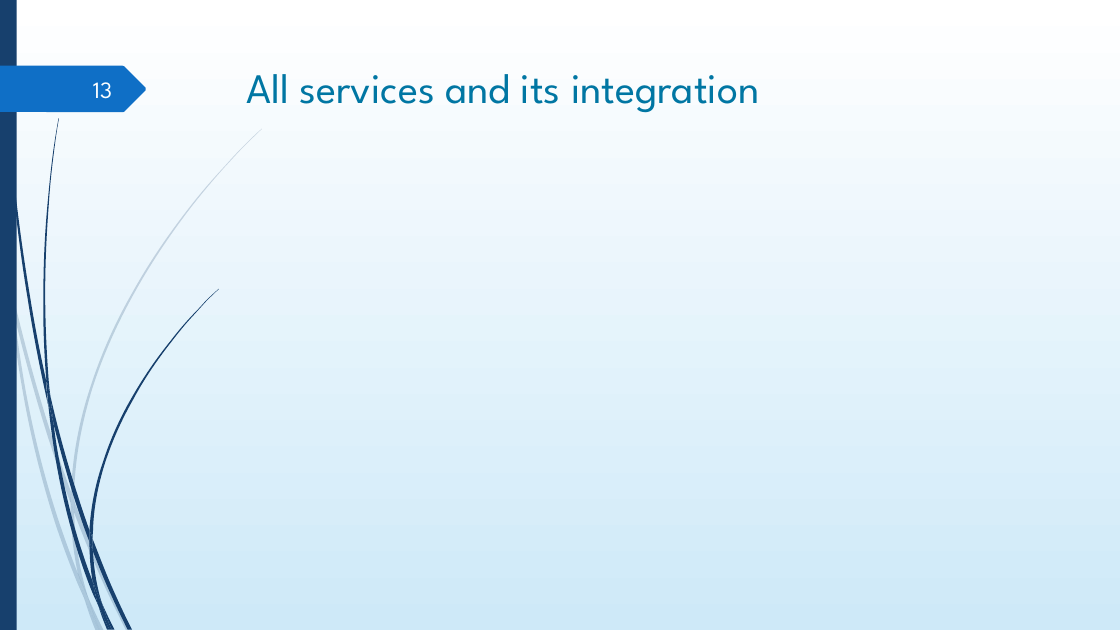
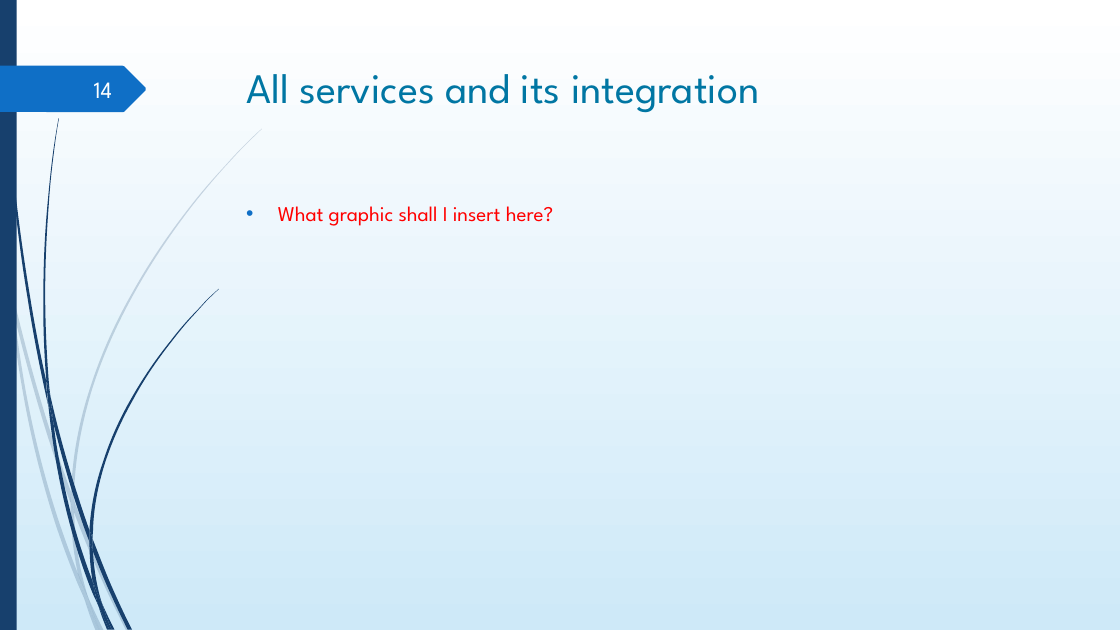
Before and after one commit to DigiBP/digibp-monterosa, a slide deck: slide 14 of Submission Documents/DBP_presentation.pptx (slide 13 before the commit). Drawn at 1120x630 pixels with LibreOffice and Linux fonts; fonts in the diff are those of the drawing; background and template pictures are left out. Boxes give left, top, right and bottom in pixels: in the first picture for what was removed or moved away, otherwise in the second. Text is boxed around its words. In the diff, an @@ line names an element or a change of style, - is before the commit and + after.

```diff
--- a/Submission Documents/DBP_presentation.pptx
+++ b/Submission Documents/DBP_presentation.pptx
@@ page number at [94,82,112,98]: text changed @@
-13
+14
@@ text added at [278,206,553,226], 18 pt, text #FF0000 @@
+• What graphic shall I insert here?
```
Also in this commit, not shown: 6 other slides changed, 3 slides added, 3 slides removed, 4 other files.
